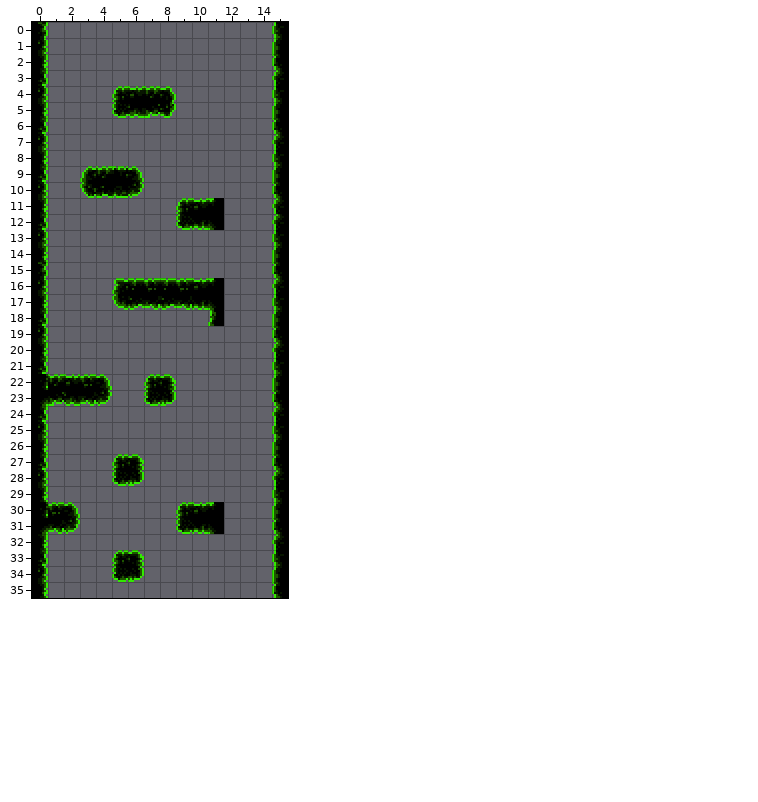
An edit to a level. Tiled map, tiled/tmx/green/green_easy_2.tmx. Above is the file before it was changed.
Cells are 8x8 px. Shown: x 0..15, y 0..35.
After the commit:
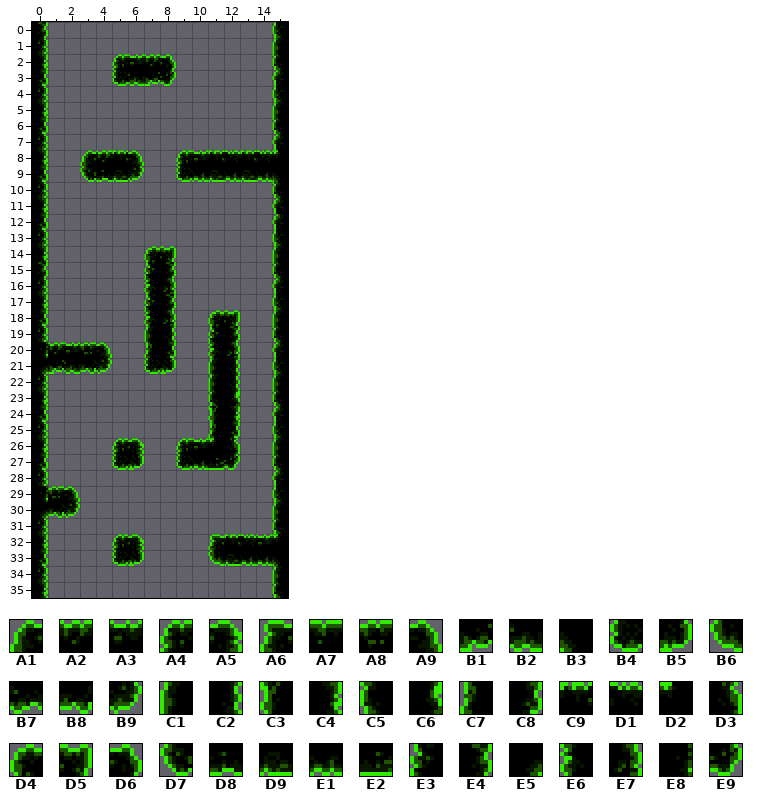
Key: from "tiles_green": A1 0, A2 2, A3 3, A4 8, A5 9, A6 12, A7 13, A8 14, A9 15, B1 20, B2 21, B3 22, B4 26, B5 27, B6 30, B7 31, B8 32, B9 33, C1 36, C2 37, C3 40, C4 41, C5 54, C6 55, C7 58, C8 59, C9 74, D1 75, D2 76, D3 77, D4 80, D5 81, D6 89, D7 90, D8 91, D9 92, E1 93, E2 94, E3 98, E4 99, E5 103, E6 116, E7 117, E8 139, E9 179.
__ is an empty cell.
Tiles replaced or removed in this view: A1, A2, A3, A4, A5, A6, A7, A8, A9, B1, B2, B3, B4, B5, B6, B7, B8, B9, C7, C9, D2, D6, D7, D8, D9, E1, E5, E8, E9.
The author wrote: green segments overhaul - done!
The edit:
Changed rows in their new state; .. is an unchanged cell.
Layer "Tile Layer 1":
first column x 0:
 2 .. .. .. .. .. A4 A3 A2 D6 .. .. .. .. .. .. ..
 3 .. .. .. .. .. B4 B2 B1 E9 .. .. .. .. .. .. ..
 4 .. .. .. .. .. __ __ __ __ .. .. .. .. .. .. ..
 5 .. .. .. .. .. __ __ __ __ .. .. .. .. .. .. ..
 8 .. .. .. A1 A2 C9 A9 .. .. A4 A3 C9 D1 C9 D1 D2
 9 .. .. .. D7 D8 D9 B9 .. .. B4 E1 D9 E1 D9 E1 B3
10 .. .. .. __ __ __ __ .. .. .. .. .. .. .. .. ..
11 .. .. .. .. .. .. .. .. .. __ __ __ .. .. .. ..
12 .. .. .. .. .. .. .. .. .. __ __ __ .. .. .. ..
14 .. .. .. .. .. .. .. D4 D5 .. .. .. .. .. .. ..
15 .. .. .. .. .. .. .. E3 E4 .. .. .. .. .. .. ..
16 .. .. .. .. .. __ __ E6 E7 __ __ __ .. .. .. ..
17 .. .. .. .. .. __ __ E3 E4 __ __ __ .. .. .. ..
18 .. .. .. .. .. .. .. E6 E7 .. .. D4 D5 .. .. ..
19 .. .. .. .. .. .. .. C1 C2 .. .. E3 E4 .. .. ..
20 E8 A2 A3 A8 A9 .. .. C7 C8 .. .. E6 E7 .. .. ..
21 E5 B1 B2 B8 B9 .. .. B4 B5 .. .. C1 C2 .. .. ..
22 __ __ __ __ __ .. .. __ __ .. .. C1 C2 .. .. ..
23 __ __ __ __ __ .. .. __ __ .. .. C5 C6 .. .. ..
24 .. .. .. .. .. .. .. .. .. .. .. C3 C4 .. .. ..
25 .. .. .. .. .. .. .. .. .. .. .. C7 C8 .. .. ..
26 .. .. .. .. .. A4 A5 .. .. A4 A3 D2 D3 .. .. ..
27 .. .. .. .. .. B4 B5 .. .. B4 E1 E2 E9 .. .. ..
28 .. .. .. .. .. __ __ .. .. .. .. .. .. .. .. ..
29 E8 A8 A9 .. .. .. .. .. .. .. .. .. .. .. .. ..
30 E5 B8 B9 .. .. .. .. .. .. __ __ __ .. .. .. ..
31 __ __ __ .. .. .. .. .. .. __ __ __ .. .. .. ..
32 .. .. .. .. .. A4 A5 .. .. .. .. A6 C9 D1 A3 D2
33 .. .. .. .. .. B4 B5 .. .. .. .. B6 D9 E1 E1 B3
34 .. .. .. .. .. __ __ .. .. .. .. .. .. .. .. ..
